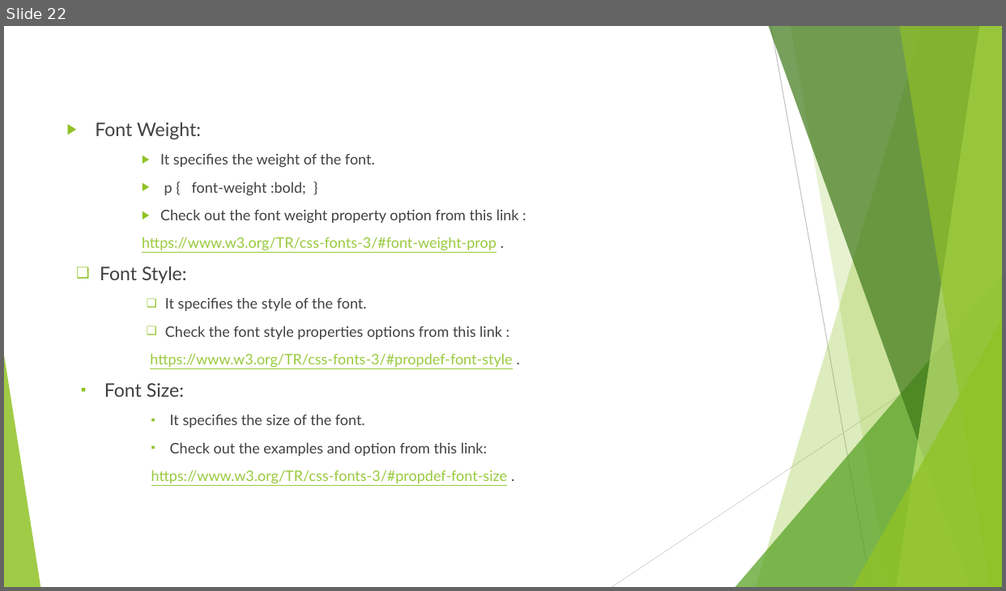
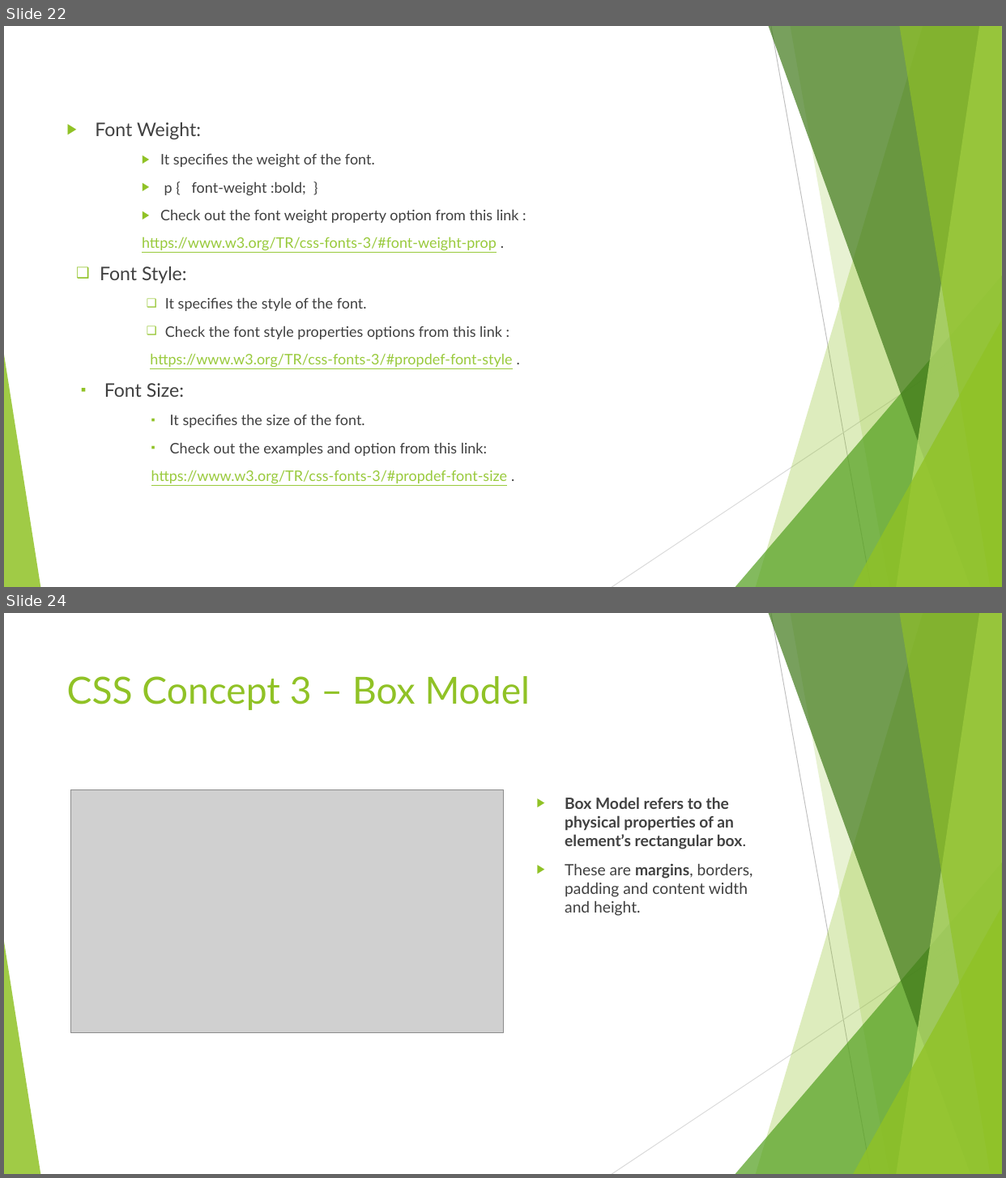
Before and after one commit to anumsh/Introduction-To-CSS, a slide deck: Introduction-to-CSS.pptx. Shown one above the other, each under a label of ours: slide 22 before the commit, slides 22 and 24 after it; the slides between them are not shown. The pictures are 1006x591 and 1006x1178 pixels, drawn with LibreOffice and Linux fonts; fonts in the diff are those of the drawing; grey boxes stand for pictures. Boxes give left, top, right and bottom in pixels: in the first picture for what was removed or moved away, otherwise in the second. Text is boxed around its words. In the diff, an @@ line names an element or a change of style, - is before the commit and + after.

Commit message:
feat: Box Models

```diff
--- a/Introduction-to-CSS.pptx
+++ b/Introduction-to-CSS.pptx
@@ slide 24 added at box(4, 613, 1002, 1174), background #FFFFFF; not listed: 10 template elements that a slide beside it also shows @@
@@ title added at box(67, 676, 530, 710), 36 pt, text #90C226 @@
+CSS Concept 3 – Box Model
@@ picture added at box(70, 790, 503, 1033) @@
@@ text added at box(565, 797, 753, 916), 15 pt, text #404040, bold @@
+▶ Box Model refers to the physical properties of an element’s rectangular box.
+▶ These are margins, borders, padding and content width and height.
```
Also in this commit, not shown: 1 slide changed, 4 other slides added, 1 slide removed.
